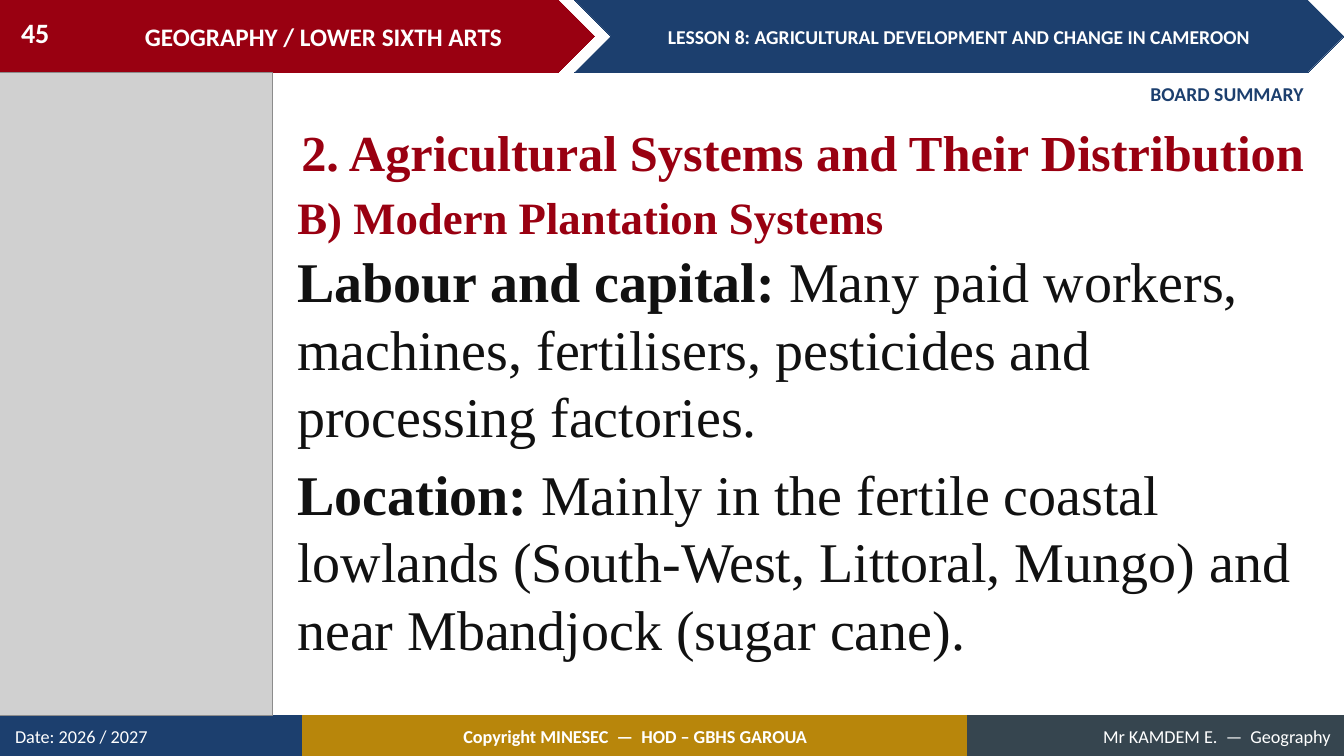
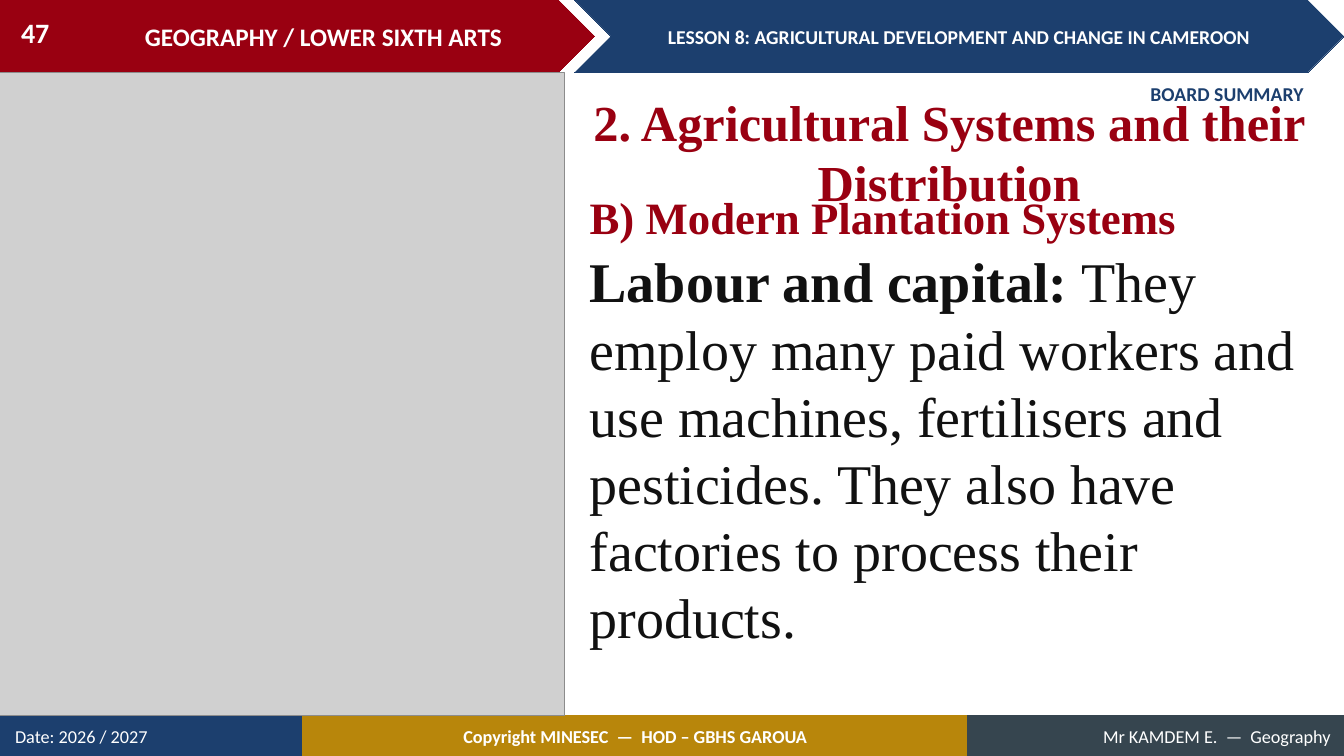
Before and after one commit to Berthautk/linea-github, a slide deck: slide 47 of lecons/LSA/Geography of Cameroon/08_LSA_CAM_L08_Agricultural_Development_and_Change_in_Cameroon.pptx (slide 45 before the commit). Drawn at 1344x756 pixels with LibreOffice and Linux fonts; fonts in the diff are those of the drawing; grey boxes stand for pictures. Boxes give left, top, right and bottom in pixels: in the first picture for what was removed or moved away, otherwise in the second. Text is boxed around its words. In the diff, an @@ line names an element or a change of style, - is before the commit and + after.

```diff
--- a/lecons/LSA/Geography of Cameroon/08_LSA_CAM_L08_Agricultural_Development_and_Change_in_Cameroon.pptx
+++ b/lecons/LSA/Geography of Cameroon/08_LSA_CAM_L08_Agricultural_Development_and_Change_in_Cameroon.pptx
@@ page number at (21,24,49,43): text changed @@
-45
+47
@@ picture: place and size @@
-picture at (0,73,272,716)
+picture at (0,73,565,716)
@@ text at (593,106,1305,212): text changed @@
-2. Agricultural Systems and Their Distribution
+2. Agricultural Systems and their Distribution
@@ text "B) Modern Plantation Systems": place and size @@
-text "B) Modern Plantation Systems" at (297,203,883,244)
+text "B) Modern Plantation Systems" at (590,200,1175,244)
@@ text at (590,263,1295,649): text changed @@
-Labour and capital: Many paid workers, machines, fertilisers, pesticides and processing factories.
-Location: Mainly in the fertile coastal lowlands (South-West, Littoral, Mungo) and near Mbandjock (sugar cane).
+Labour and capital: They employ many paid workers and use machines, fertilisers and pesticides. They also have factories to process their products.
```
Also in this commit, not shown: 22 other slides changed, 10 slides added, 2 slides removed, 17 other files.
